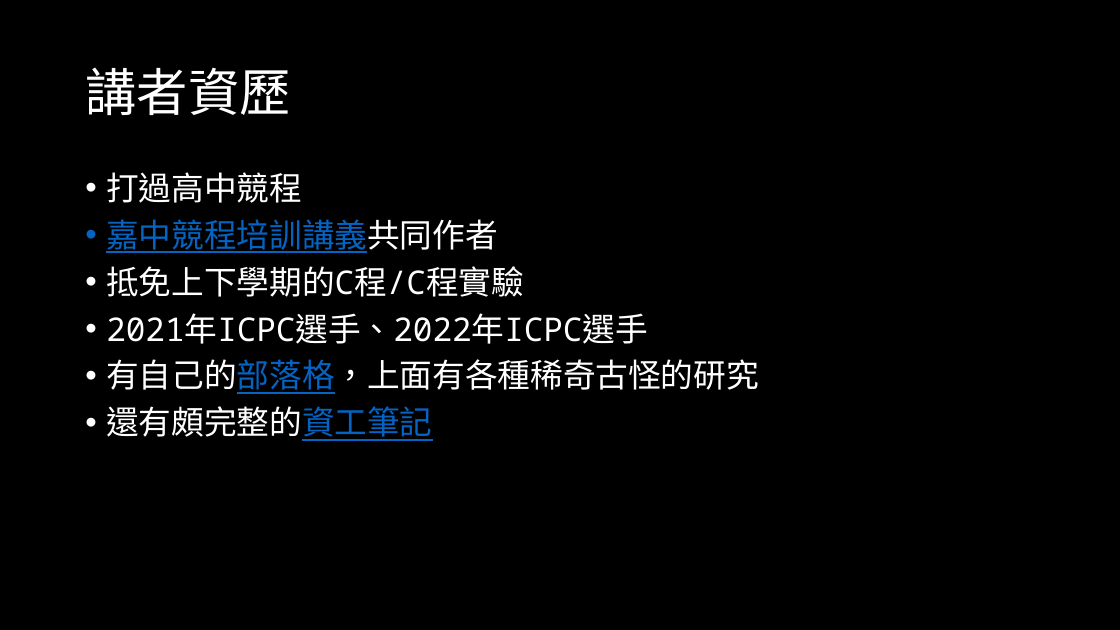
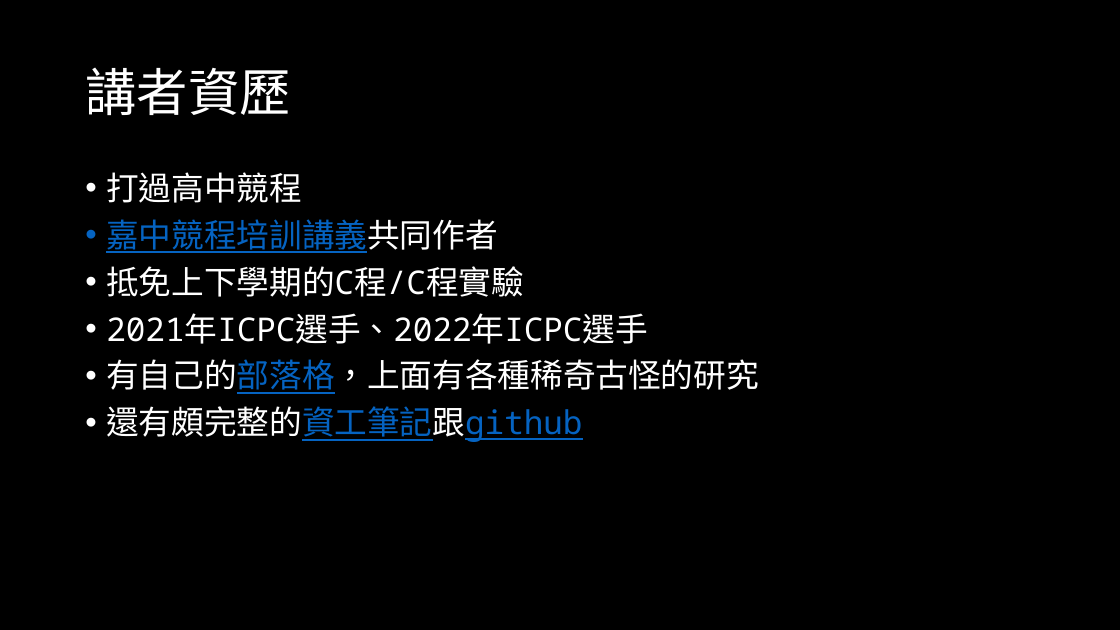
Before and after one commit to OEmiliatanO/those_c_prog_didnt_teach, a slide deck: slide 3 of Ch1/Ch1-basic.pptx. Drawn at 1120x630 pixels with LibreOffice and Linux fonts; fonts in the diff are those of the drawing. Boxes give left, top, right and bottom in pixels: in the first picture for what was removed or moved away, otherwise in the second. Text is boxed around its words. In the diff, an @@ line names an element or a change of style, - is before the commit and + after.

```diff
--- a/Ch1/Ch1-basic.pptx
+++ b/Ch1/Ch1-basic.pptx
@@ text at <box>106,406,582,442</box>: text changed; text colour #FFFFFF to #0563C1 @@
-• 還有頗完整的資工筆記
+• 還有頗完整的資工筆記跟github
```
Also in this commit, not shown: 5 other slides changed, 3 slides added, 1 other file.
